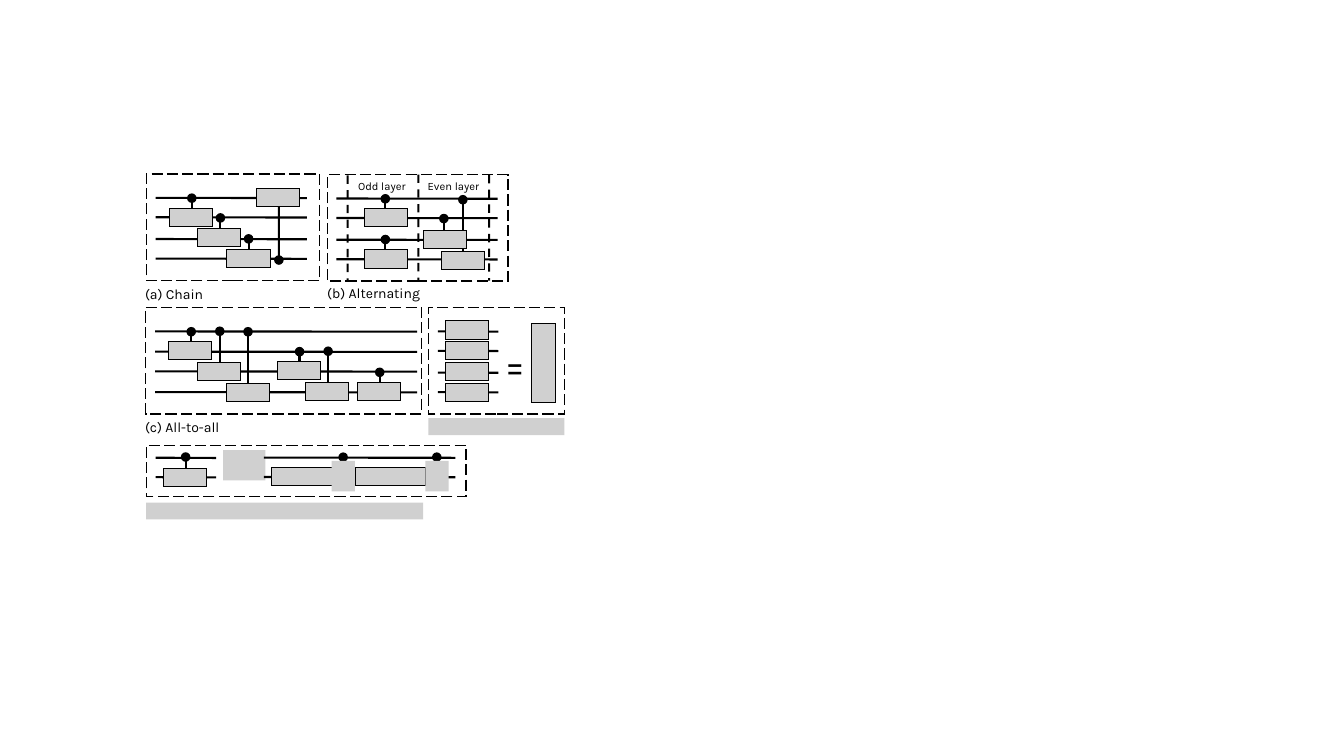
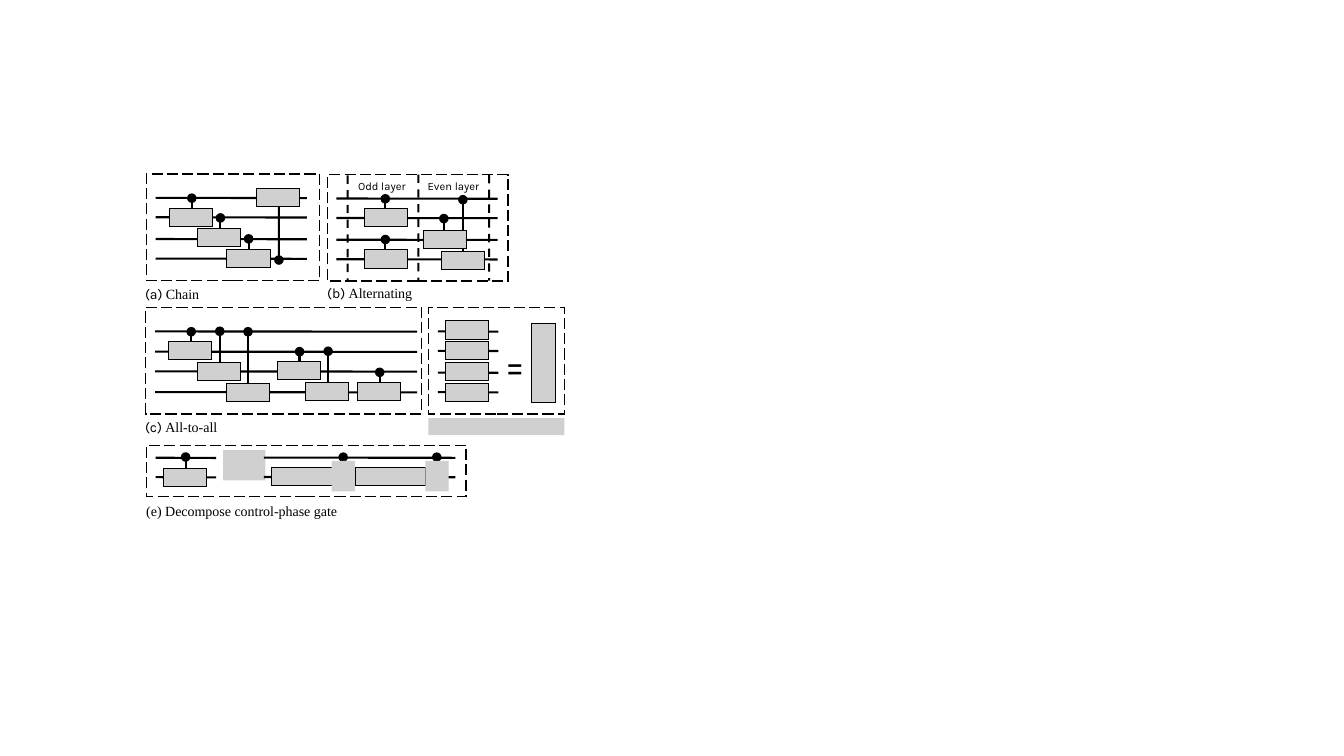
Before and after one commit to NAIST-Archlab/fast-psr, a slide deck: slide 2 of slide/Drawing.pptx. Drawn at 1344x756 pixels with LibreOffice and Linux fonts; fonts in the diff are those of the drawing; grey boxes stand for pictures. Boxes give left, top, right and bottom in pixels: in the first picture for what was removed or moved away, otherwise in the second. Text is boxed around its words. In the diff, an @@ line names an element or a change of style, - is before the commit and + after.

```diff
--- a/slide/Drawing.pptx
+++ b/slide/Drawing.pptx
@@ text "(a) Chain" at [145, 289, 199, 301]: font Karla to Times New Roman in "Chain" @@
@@ text "(b) Alternating" at [327, 288, 413, 301]: font Karla to Times New Roman in "Alternating" @@
@@ text "(c) All-to-all" at [145, 422, 217, 434]: font Karla to Times New Roman in "All-to-all" @@
@@ picture removed at [146, 503, 423, 520] @@
@@ text added at [146, 506, 337, 519], 10 pt, text #000000 @@
+(e) Decompose control-phase gate
```
Also in this commit, not shown: 2 slides added, 6 other files.
